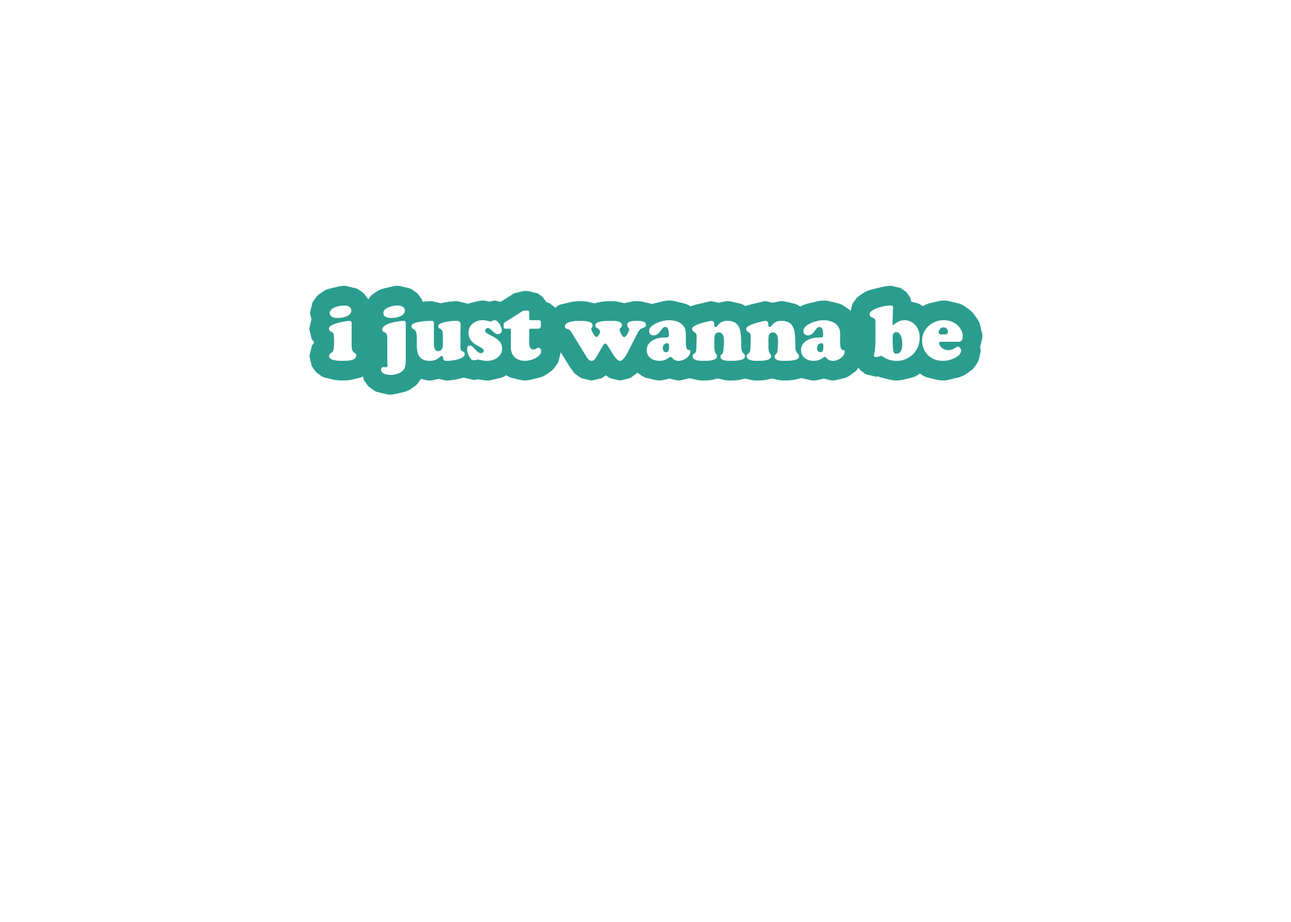
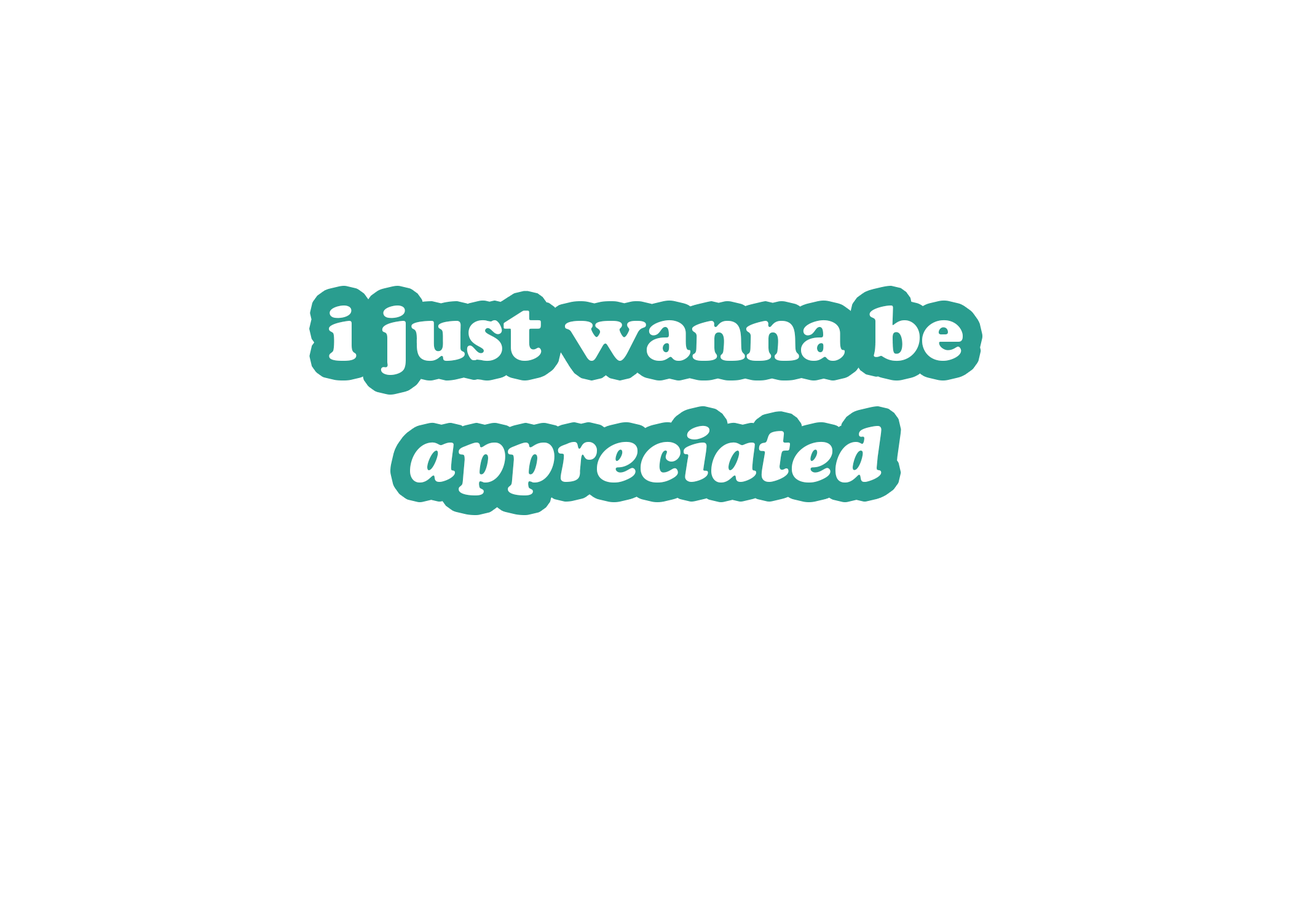
Revision of a layered 1291 x 922 image; what changed, layer by layer:
showed "appreciated" over [410, 425, 882, 496]
